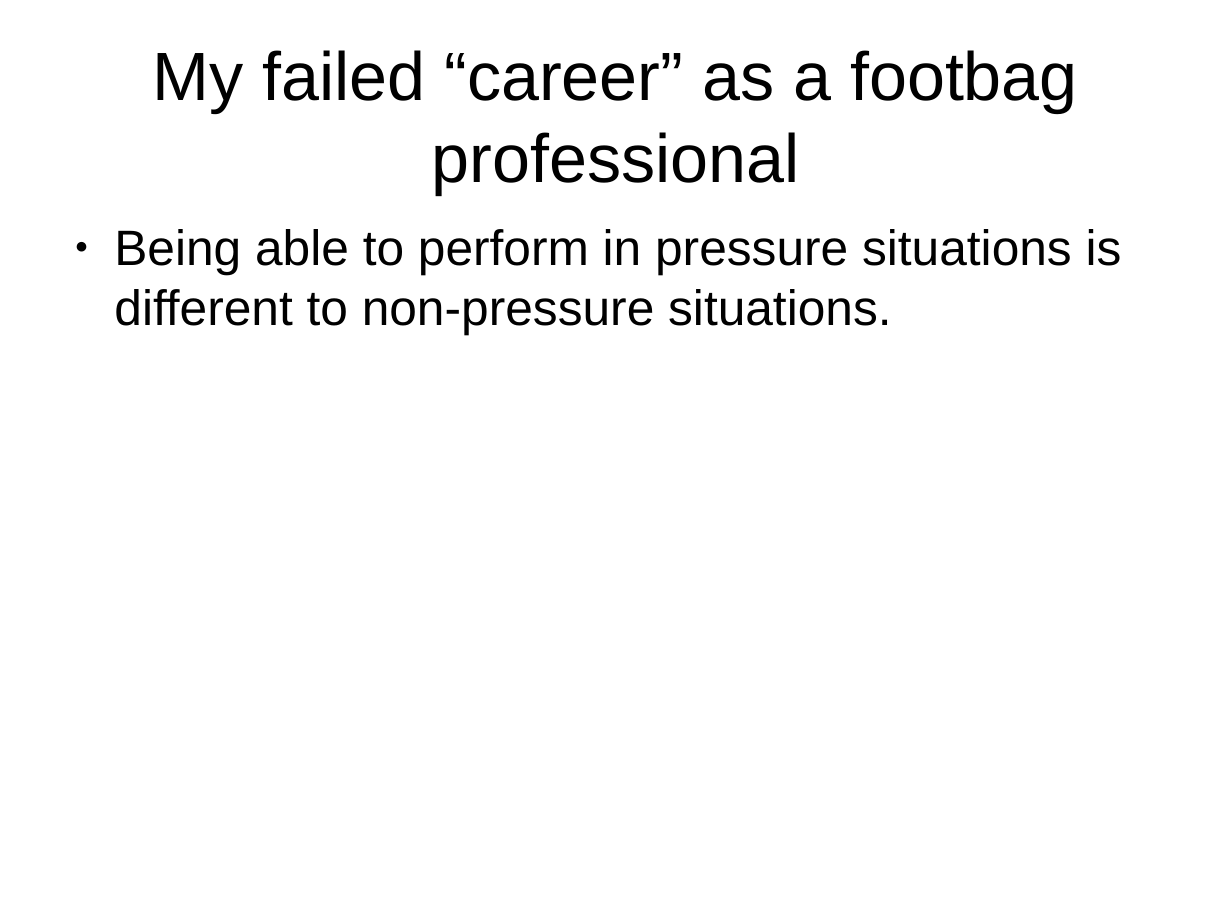
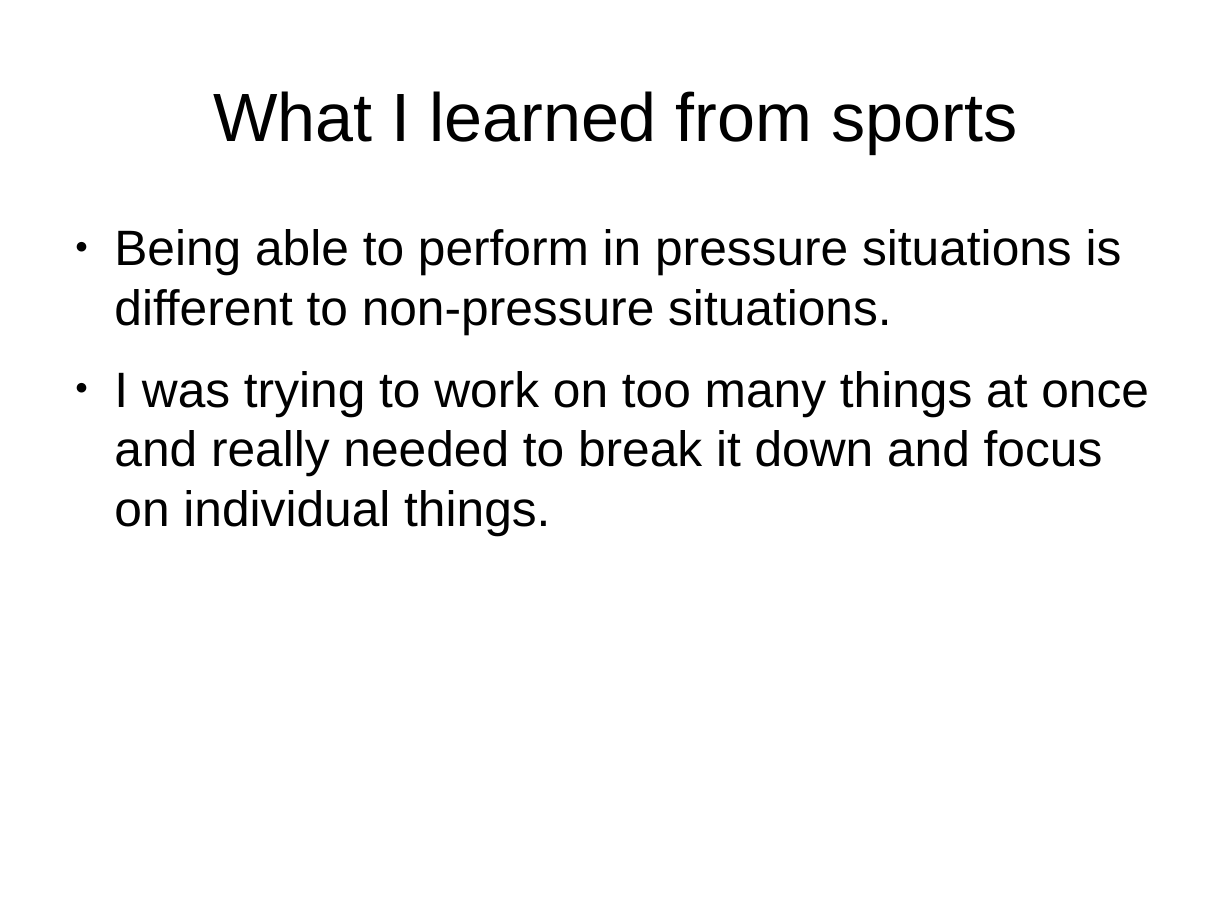
Before and after one commit to shuttle1987/CompCon2016, a slide deck: slide 4 of Slides.odp (slide 3 before the commit). Drawn at 1232x924 pixels with LibreOffice and Linux fonts; fonts in the diff are those of the drawing. Boxes give left, top, right and bottom in pixels: in the first picture for what was removed or moved away, otherwise in the second. Text is boxed around its words. In the diff, an @@ line names an element or a change of style, - is before the commit and + after.

```diff
--- a/Slides.odp
+++ b/Slides.odp
@@ title at (213, 91, 1017, 153): text changed @@
-My failed “career” as a footbag professional
+What I learned from sports
@@ text at (114, 371, 1149, 535): paragraph added @@
+● I was trying to work on too many things at once and really needed to break it down and focus on individual things.
```
Also in this commit, not shown: 2 other slides changed, 2 slides added.
